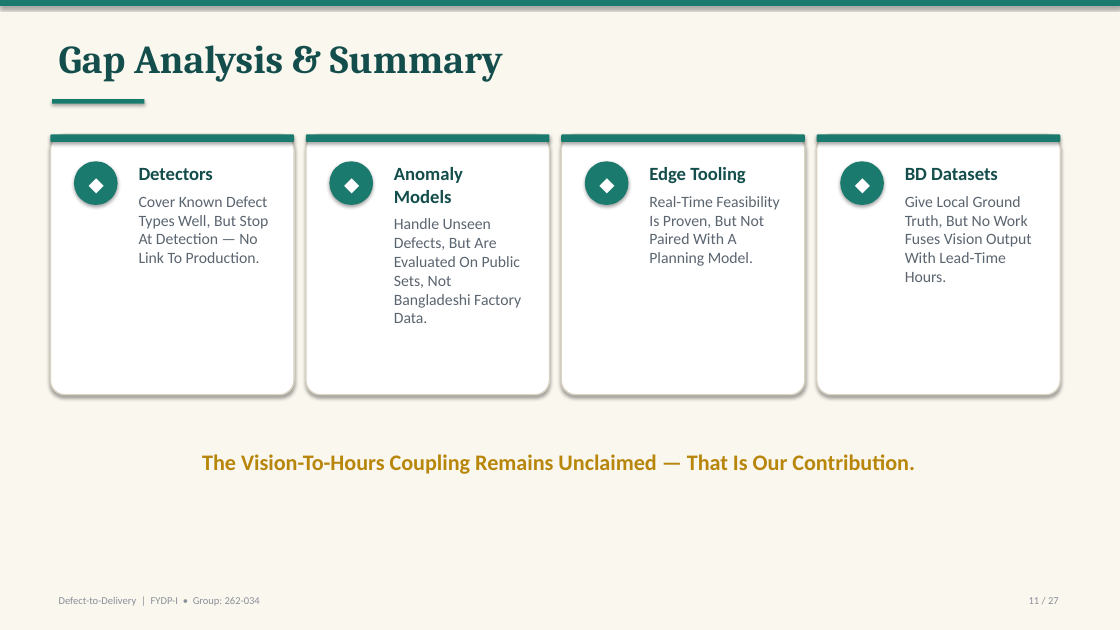
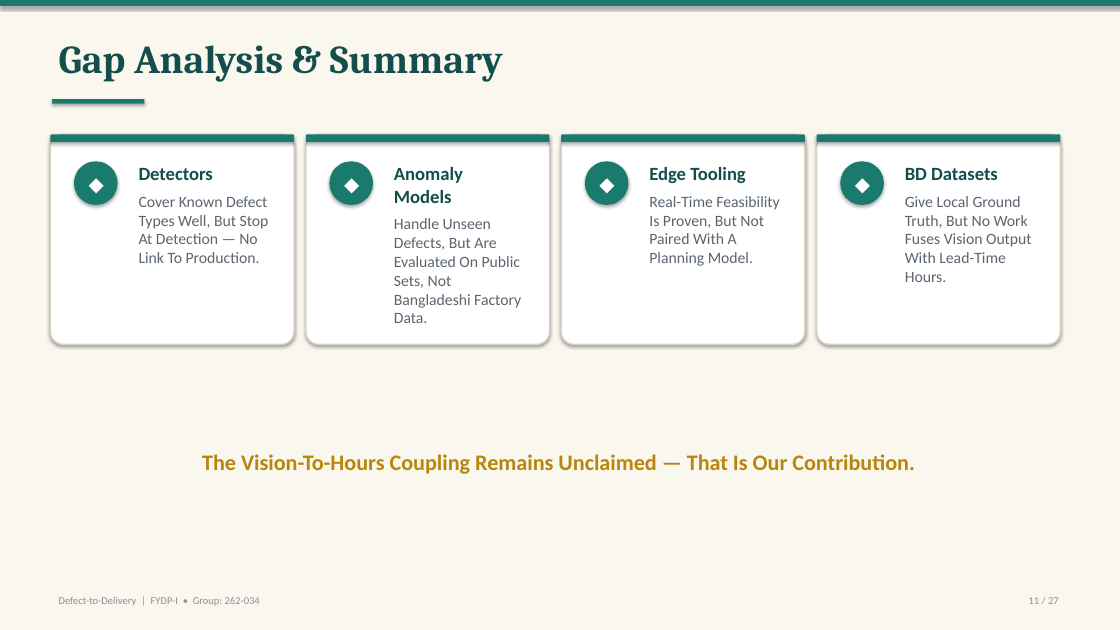
Before and after one commit to labib-ux/FYDP, a slide deck: slide 11 of slides/FYDP-I_Defect-to-Delivery.pptx. Drawn at 1120x630 pixels with LibreOffice and Linux fonts; fonts in the diff are those of the drawing. Boxes give left, top, right and bottom in pixels: in the first picture for what was removed or moved away, otherwise in the second. Text is boxed around its words. In the diff, an @@ line names an element or a change of style, - is before the commit and + after.

```diff
--- a/slides/FYDP-I_Defect-to-Delivery.pptx
+++ b/slides/FYDP-I_Defect-to-Delivery.pptx
@@ rounded rectangle resized from (x1=50, y1=134, x2=294, y2=395) to (x1=50, y1=134, x2=294, y2=344) @@
@@ rounded rectangle resized from (x1=306, y1=134, x2=549, y2=395) to (x1=306, y1=134, x2=549, y2=344) @@
@@ rounded rectangle resized from (x1=561, y1=134, x2=805, y2=395) to (x1=561, y1=134, x2=805, y2=344) @@
@@ rounded rectangle resized from (x1=817, y1=134, x2=1060, y2=395) to (x1=817, y1=134, x2=1060, y2=344) @@
```
Also in this commit, not shown: 10 other slides changed, 2 other files.
